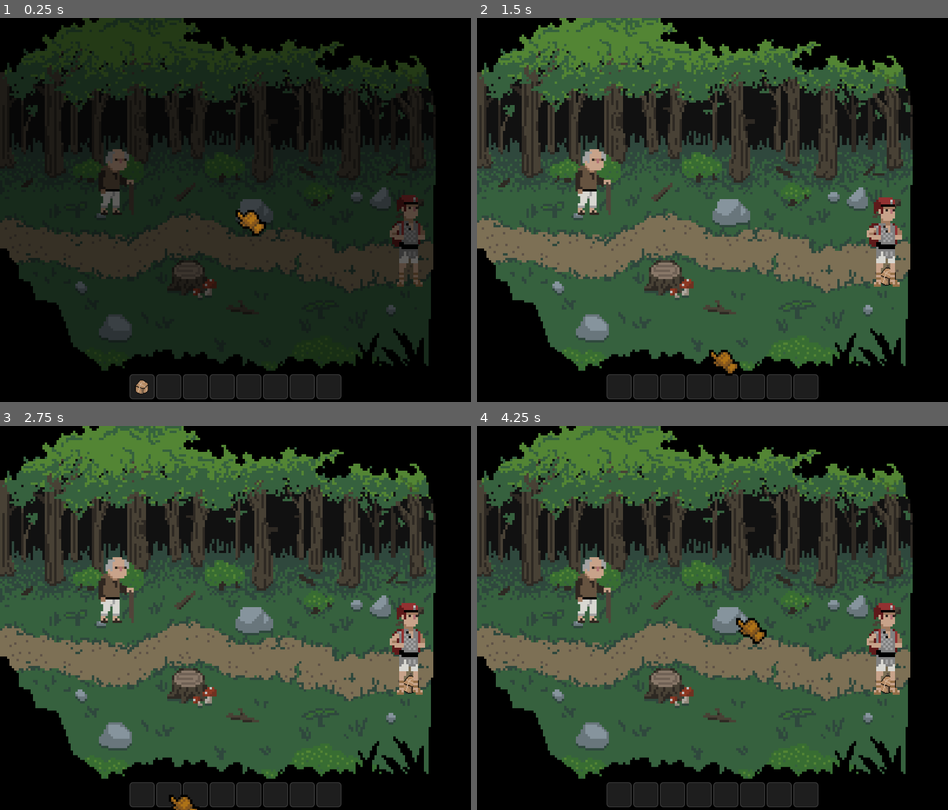
Above: before the commit, frames 1-4 (two rows, left to right).
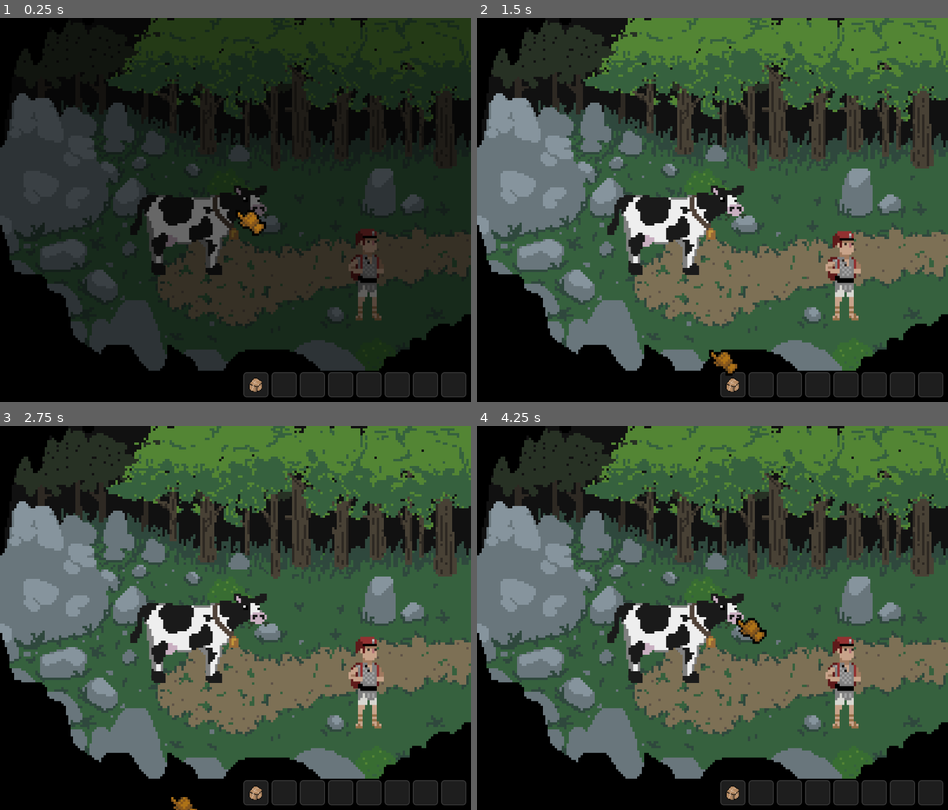
Above: after the commit, the same moments.

Repository: SleepyStudios/CourierOfCobblecove
Game: Godot game, scene res://scenes/zones/b4.tscn
Same seed, same stepped clock (60 frames per second), same inputs: the game is played once before the commit and once after it. Before the commit the project starts from res://scenes/zones/c4.tscn.
Inputs (mouse positions are in pixels of both pictures, inside the frame that each line leads up to):
- Up to frame 1 (0.25 s): no input
- Up to frame 2 (1.5 s): drag from (618, 386) to (929, 213) at 0.52 s; drag from (618, 386) to (886, 275) at 1.27 s
- Up to frame 3 (2.75 s): move the mouse to (169, 794) at 2.02 s; press the mouse at (169, 794) at 2.03 s
- Up to frame 4 (4.25 s): release the mouse at (646, 794) at 2.75 s; drag from (674, 794) to (929, 621) at 2.77 s; drag from (646, 794) to (736, 618) at 3.52 s

The runs differ from the first frame. In frame 1, 44% of the frame differs, in the area x 0-100%, y 0-100%; in frame 2, 63%; in frame 3, 63%; in frame 4, 63%.

Commit message:
add new npcs and sprites

Diff:
--- a/project.godot
+++ b/project.godot
@@ -11,7 +11,7 @@
 [application]
 
 config/name="LD53"
-run/main_scene="res://scenes/zones/c4.tscn"
+run/main_scene="res://scenes/zones/b4.tscn"
 config/features=PackedStringArray("4.0", "Forward Plus")
 config/icon="res://icon.svg"
 
--- a/scenes/inventory.tscn
+++ b/scenes/inventory.tscn
@@ -12,4 +12,5 @@
 
 [node name="ItemGrid" type="GridContainer" parent="."]
 layout_mode = 2
+theme_override_constants/h_separation = 8
 columns = 8
--- /dev/null
+++ b/scenes/npcs/beehive.tscn
@@ -0,0 +1,65 @@
+[gd_scene load_steps=12 format=3 uid="uid://bc6qoitxfva87"]
+
+[ext_resource type="Script" path="res://scripts/npc.gd" id="1_vpgfd"]
+[ext_resource type="Script" path="res://scripts/item_data.gd" id="2_lyut6"]
+[ext_resource type="Script" path="res://scripts/dialogue_data.gd" id="3_kius4"]
+[ext_resource type="Texture2D" uid="uid://yxxebiqtht3t" path="res://sprites/npcs/bee_hive_idle.png" id="4_sn5di"]
+
+[sub_resource type="CompressedTexture2D" id="CompressedTexture2D_5xipl"]
+
+[sub_resource type="Resource" id="Resource_w40ec"]
+script = ExtResource("2_lyut6")
+name = "Blue Dust"
+description = "Useful for dyes"
+stackable = false
+texture = SubResource("CompressedTexture2D_5xipl")
+
+[sub_resource type="Resource" id="Resource_rq4ng"]
+script = ExtResource("3_kius4")
+default_text = "Oh you're looking to deliver something? Well I'm looking for some coins"
+post_success_text = "I think I'll have some ale with those coins, cheers"
+action_options = Array[String](["[Pay the bribe]"])
+action_requirements = Array[ExtResource("2_lyut6")]([SubResource("Resource_w40ec")])
+action_success_texts = Array[String](["Thought so, I'll take this"])
+action_callbacks = Array[String]([""])
+
+[sub_resource type="RectangleShape2D" id="RectangleShape2D_hp1tn"]
+size = Vector2(116.042, 210.015)
+
+[sub_resource type="AtlasTexture" id="AtlasTexture_0y14a"]
+atlas = ExtResource("4_sn5di")
+region = Rect2(0, 0, 282, 258)
+
+[sub_resource type="AtlasTexture" id="AtlasTexture_vdtkk"]
+atlas = ExtResource("4_sn5di")
+region = Rect2(282, 0, 282, 258)
+
+[sub_resource type="SpriteFrames" id="SpriteFrames_un6e6"]
+animations = [{
+"frames": [{
+"duration": 1.0,
+"texture": SubResource("AtlasTexture_0y14a")
+}, {
+"duration": 1.0,
+"texture": SubResource("AtlasTexture_vdtkk")
+}],
+"loop": true,
+"name": &"idle",
+"speed": 5.0
+}]
+
+[node name="Beehive" type="StaticBody2D" groups=["NPCs"]]
+script = ExtResource("1_vpgfd")
+dialogue_data = SubResource("Resource_rq4ng")
+
+[node name="CollisionShape" type="CollisionShape2D" parent="."]
+position = Vector2(-21, -20)
+rotation = -0.00431322
+shape = SubResource("RectangleShape2D_hp1tn")
+
+[node name="Animation" type="AnimatedSprite2D" parent="."]
+z_index = 2
+sprite_frames = SubResource("SpriteFrames_un6e6")
+animation = &"idle"
+
+[node name="CanvasLayer" type="CanvasLayer" parent="."]
--- a/scenes/npcs/bribe_guard.tscn
+++ b/scenes/npcs/bribe_guard.tscn
@@ -1,9 +1,9 @@
-[gd_scene load_steps=10 format=3 uid="uid://rjxyfqtvca26"]
+[gd_scene load_steps=12 format=3 uid="uid://rjxyfqtvca26"]
 
 [ext_resource type="Script" path="res://scripts/npc.gd" id="1_jwxim"]
 [ext_resource type="Script" path="res://scripts/item_data.gd" id="2_jotam"]
 [ext_resource type="Script" path="res://scripts/dialogue_data.gd" id="3_ogq1v"]
-[ext_resource type="Texture2D" uid="uid://cuj1e7dukigmk" path="res://sprites/npcs/guard.png" id="4_yhvp0"]
+[ext_resource type="Texture2D" uid="uid://8aqefnk6f7tw" path="res://sprites/npcs/guard_idle.png" id="4_8mv4c"]
 
 [sub_resource type="CompressedTexture2D" id="CompressedTexture2D_5xipl"]
 
@@ -24,13 +24,24 @@
 action_callbacks = Array[String]([""])
 
 [sub_resource type="RectangleShape2D" id="RectangleShape2D_hp1tn"]
-size = Vector2(136, 256.5)
+size = Vector2(118, 256.5)
+
+[sub_resource type="AtlasTexture" id="AtlasTexture_diexa"]
+atlas = ExtResource("4_8mv4c")
+region = Rect2(0, 0, 174, 324)
+
+[sub_resource type="AtlasTexture" id="AtlasTexture_4f06y"]
+atlas = ExtResource("4_8mv4c")
+region = Rect2(174, 0, 174, 324)
 
 [sub_resource type="SpriteFrames" id="SpriteFrames_njpas"]
 animations = [{
 "frames": [{
 "duration": 1.0,
-"texture": ExtResource("4_yhvp0")
+"texture": SubResource("AtlasTexture_diexa")
+}, {
+"duration": 1.0,
+"texture": SubResource("AtlasTexture_4f06y")
 }],
 "loop": true,
 "name": &"idle",
@@ -42,7 +53,7 @@
 dialogue_data = SubResource("Resource_ahw0l")
 
 [node name="CollisionShape" type="CollisionShape2D" parent="."]
-position = Vector2(37, 13.25)
+position = Vector2(-21, 18)
 shape = SubResource("RectangleShape2D_hp1tn")
 
 [node name="Animation" type="AnimatedSprite2D" parent="."]
--- a/scenes/npcs/buttercup.tscn
+++ b/scenes/npcs/buttercup.tscn
@@ -1,10 +1,9 @@
-[gd_scene load_steps=9 format=3 uid="uid://bgcv3ouw6plrk"]
+[gd_scene load_steps=12 format=3 uid="uid://ccpyxcgucmmup"]
 
 [ext_resource type="Script" path="res://scripts/npc.gd" id="1_jfc7w"]
 [ext_resource type="Resource" uid="uid://bscx5tweu7p20" path="res://resources/items/cow_lead.tres" id="2_fnuqf"]
 [ext_resource type="Script" path="res://scripts/dialogue_data.gd" id="3_ig0n0"]
-[ext_resource type="Texture2D" uid="uid://dqhm4bvjej8w3" path="res://sprites/npcs/buttercup.png" id="4_ptmt4"]
-[ext_resource type="Texture2D" uid="uid://ci0ds70nu2vu1" path="res://sprites/npcs/buttercup_with_lead.png" id="5_xcfgm"]
+[ext_resource type="Texture2D" uid="uid://3v7lwdxm1shk" path="res://sprites/npcs/cow_idle.png" id="5_t75i0"]
 
 [sub_resource type="Resource" id="Resource_5pr75"]
 script = ExtResource("3_ig0n0")
@@ -17,13 +16,32 @@
 play_anim,with_lead"])
 
 [sub_resource type="RectangleShape2D" id="RectangleShape2D_hp1tn"]
-size = Vector2(490, 290.5)
+size = Vector2(318, 164.5)
+
+[sub_resource type="AtlasTexture" id="AtlasTexture_pc2f2"]
+atlas = ExtResource("5_t75i0")
+region = Rect2(0, 0, 414, 258)
+
+[sub_resource type="AtlasTexture" id="AtlasTexture_6ypem"]
+atlas = ExtResource("5_t75i0")
+region = Rect2(414, 0, 414, 258)
+
+[sub_resource type="AtlasTexture" id="AtlasTexture_sxk1i"]
+atlas = ExtResource("5_t75i0")
+region = Rect2(0, 0, 414, 258)
+
+[sub_resource type="AtlasTexture" id="AtlasTexture_a83v3"]
+atlas = ExtResource("5_t75i0")
+region = Rect2(414, 0, 414, 258)
 
 [sub_resource type="SpriteFrames" id="SpriteFrames_7j183"]
 animations = [{
 "frames": [{
 "duration": 1.0,
-"texture": ExtResource("4_ptmt4")
+"texture": SubResource("AtlasTexture_pc2f2")
+}, {
+"duration": 1.0,
+"texture": SubResource("AtlasTexture_6ypem")
 }],
 "loop": true,
 "name": &"idle",
@@ -31,7 +49,10 @@
 }, {
 "frames": [{
 "duration": 1.0,
-"texture": ExtResource("5_xcfgm")
+"texture": SubResource("AtlasTexture_sxk1i")
+}, {
+"duration": 1.0,
+"texture": SubResource("AtlasTexture_a83v3")
 }],
 "loop": true,
 "name": &"with_lead",
@@ -43,13 +64,12 @@
 dialogue_data = SubResource("Resource_5pr75")
 
 [node name="CollisionShape" type="CollisionShape2D" parent="."]
-position = Vector2(-2, -3.75)
+position = Vector2(-3, -18)
 shape = SubResource("RectangleShape2D_hp1tn")
 
 [node name="Animation" type="AnimatedSprite2D" parent="."]
 z_index = 2
 sprite_frames = SubResource("SpriteFrames_7j183")
 animation = &"with_lead"
-flip_h = true
 
 [node name="CanvasLayer" type="CanvasLayer" parent="."]
--- /dev/null
+++ b/scenes/npcs/love_guard.tscn
@@ -0,0 +1,53 @@
+[gd_scene load_steps=10 format=3 uid="uid://bth3e73cl33qj"]
+
+[ext_resource type="Script" path="res://scripts/npc.gd" id="1_jbnb0"]
+[ext_resource type="Script" path="res://scripts/item_data.gd" id="2_rv6qb"]
+[ext_resource type="Script" path="res://scripts/dialogue_data.gd" id="3_4nprg"]
+[ext_resource type="Texture2D" uid="uid://cuj1e7dukigmk" path="res://sprites/npcs/guard.png" id="4_61yl8"]
+
+[sub_resource type="CompressedTexture2D" id="CompressedTexture2D_5xipl"]
+
+[sub_resource type="Resource" id="Resource_w40ec"]
+script = ExtResource("2_rv6qb")
+name = "Blue Dust"
+description = "Useful for dyes"
+stackable = false
+texture = SubResource("CompressedTexture2D_5xipl")
+
+[sub_resource type="Resource" id="Resource_hb6up"]
+script = ExtResource("3_4nprg")
+default_text = "Oh you're looking to deliver something? Well I'm looking for some coins"
+post_success_text = "I think I'll have some ale with those coins, cheers"
+action_options = Array[String](["[Pay the bribe]"])
+action_requirements = Array[ExtResource("2_rv6qb")]([SubResource("Resource_w40ec")])
+action_success_texts = Array[String](["Thought so, I'll take this"])
+action_callbacks = Array[String]([""])
+
+[sub_resource type="RectangleShape2D" id="RectangleShape2D_hp1tn"]
+size = Vector2(136, 256.5)
+
+[sub_resource type="SpriteFrames" id="SpriteFrames_lttmu"]
+animations = [{
+"frames": [{
+"duration": 1.0,
+"texture": ExtResource("4_61yl8")
+}],
+"loop": true,
+"name": &"idle",
+"speed": 5.0
+}]
+
+[node name="LoveGuard" type="StaticBody2D" groups=["NPCs"]]
+script = ExtResource("1_jbnb0")
+dialogue_data = SubResource("Resource_hb6up")
+
+[node name="CollisionShape" type="CollisionShape2D" parent="."]
+position = Vector2(37, 13.25)
+shape = SubResource("RectangleShape2D_hp1tn")
+
+[node name="Animation" type="AnimatedSprite2D" parent="."]
+z_index = 2
+sprite_frames = SubResource("SpriteFrames_lttmu")
+animation = &"idle"
+
+[node name="CanvasLayer" type="CanvasLayer" parent="."]
--- /dev/null
+++ b/scenes/npcs/mermaid.tscn
@@ -0,0 +1,79 @@
+[gd_scene load_steps=14 format=3 uid="uid://cgx7yv2bgrq8s"]
+
+[ext_resource type="Script" path="res://scripts/npc.gd" id="1_atq0a"]
+[ext_resource type="Script" path="res://scripts/item_data.gd" id="2_6wtmb"]
+[ext_resource type="Script" path="res://scripts/dialogue_data.gd" id="3_xde4v"]
+[ext_resource type="Texture2D" uid="uid://4ojth6uxwexc" path="res://sprites/npcs/mermaid_idle.png" id="4_itxdb"]
+
+[sub_resource type="CompressedTexture2D" id="CompressedTexture2D_5xipl"]
+
+[sub_resource type="Resource" id="Resource_w40ec"]
+script = ExtResource("2_6wtmb")
+name = "Blue Dust"
+description = "Useful for dyes"
+stackable = false
+texture = SubResource("CompressedTexture2D_5xipl")
+
+[sub_resource type="Resource" id="Resource_ggk30"]
+script = ExtResource("3_xde4v")
+default_text = "Oh you're looking to deliver something? Well I'm looking for some coins"
+post_success_text = "I think I'll have some ale with those coins, cheers"
+action_options = Array[String](["[Pay the bribe]"])
+action_requirements = Array[ExtResource("2_6wtmb")]([SubResource("Resource_w40ec")])
+action_success_texts = Array[String](["Thought so, I'll take this"])
+action_callbacks = Array[String]([""])
+
+[sub_resource type="RectangleShape2D" id="RectangleShape2D_hp1tn"]
+size = Vector2(147.955, 256.5)
+
+[sub_resource type="AtlasTexture" id="AtlasTexture_wjb7y"]
+atlas = ExtResource("4_itxdb")
+region = Rect2(0, 0, 330, 312)
+
+[sub_resource type="AtlasTexture" id="AtlasTexture_4vb5r"]
+atlas = ExtResource("4_itxdb")
+region = Rect2(330, 0, 330, 312)
+
+[sub_resource type="AtlasTexture" id="AtlasTexture_5didy"]
+atlas = ExtResource("4_itxdb")
+region = Rect2(660, 0, 330, 312)
+
+[sub_resource type="AtlasTexture" id="AtlasTexture_1eiur"]
+atlas = ExtResource("4_itxdb")
+region = Rect2(990, 0, 330, 312)
+
+[sub_resource type="SpriteFrames" id="SpriteFrames_rf1xg"]
+animations = [{
+"frames": [{
+"duration": 1.0,
+"texture": SubResource("AtlasTexture_wjb7y")
+}, {
+"duration": 1.0,
+"texture": SubResource("AtlasTexture_4vb5r")
+}, {
+"duration": 1.0,
+"texture": SubResource("AtlasTexture_5didy")
+}, {
+"duration": 1.0,
+"texture": SubResource("AtlasTexture_1eiur")
+}],
+"loop": true,
+"name": &"idle",
+"speed": 5.0
+}]
+
+[node name="Mermaid" type="StaticBody2D" groups=["NPCs"]]
+script = ExtResource("1_atq0a")
+dialogue_data = SubResource("Resource_ggk30")
+
+[node name="CollisionShape" type="CollisionShape2D" parent="."]
+position = Vector2(60, -11)
+rotation = -0.00431322
+shape = SubResource("RectangleShape2D_hp1tn")
+
+[node name="Animation" type="AnimatedSprite2D" parent="."]
+z_index = 2
+sprite_frames = SubResource("SpriteFrames_rf1xg")
+animation = &"idle"
+
+[node name="CanvasLayer" type="CanvasLayer" parent="."]
--- /dev/null
+++ b/scenes/npcs/snake.tscn
@@ -0,0 +1,65 @@
+[gd_scene load_steps=12 format=3 uid="uid://d3dykjtjdwkhv"]
+
+[ext_resource type="Script" path="res://scripts/npc.gd" id="1_fijrh"]
+[ext_resource type="Script" path="res://scripts/item_data.gd" id="2_cu60r"]
+[ext_resource type="Script" path="res://scripts/dialogue_data.gd" id="3_yoe8p"]
+[ext_resource type="Texture2D" uid="uid://cpkdt6yvr5pq8" path="res://sprites/npcs/snake_idle.png" id="4_4fvll"]
+
+[sub_resource type="CompressedTexture2D" id="CompressedTexture2D_5xipl"]
+
+[sub_resource type="Resource" id="Resource_w40ec"]
+script = ExtResource("2_cu60r")
+name = "Blue Dust"
+description = "Useful for dyes"
+stackable = false
+texture = SubResource("CompressedTexture2D_5xipl")
+
+[sub_resource type="Resource" id="Resource_lsiuw"]
+script = ExtResource("3_yoe8p")
+default_text = "Oh you're looking to deliver something? Well I'm looking for some coins"
+post_success_text = "I think I'll have some ale with those coins, cheers"
+action_options = Array[String](["[Pay the bribe]"])
+action_requirements = Array[ExtResource("2_cu60r")]([SubResource("Resource_w40ec")])
+action_success_texts = Array[String](["Thought so, I'll take this"])
+action_callbacks = Array[String]([""])
+
+[sub_resource type="RectangleShape2D" id="RectangleShape2D_hp1tn"]
+size = Vector2(116.042, 89.9905)
+
+[sub_resource type="AtlasTexture" id="AtlasTexture_10y23"]
+atlas = ExtResource("4_4fvll")
+region = Rect2(0, 0, 150, 126)
+
+[sub_resource type="AtlasTexture" id="AtlasTexture_mbuwh"]
+atlas = ExtResource("4_4fvll")
+region = Rect2(150, 0, 150, 126)
+
+[sub_resource type="SpriteFrames" id="SpriteFrames_irtma"]
+animations = [{
+"frames": [{
+"duration": 1.0,
+"texture": SubResource("AtlasTexture_10y23")
+}, {
+"duration": 1.0,
+"texture": SubResource("AtlasTexture_mbuwh")
+}],
+"loop": true,
+"name": &"idle",
+"speed": 5.0
+}]
+
+[node name="Snake" type="StaticBody2D" groups=["NPCs"]]
+script = ExtResource("1_fijrh")
+dialogue_data = SubResource("Resource_lsiuw")
+
+[node name="CollisionShape" type="CollisionShape2D" parent="."]
+position = Vector2(4, 6)
+rotation = -0.00431322
+shape = SubResource("RectangleShape2D_hp1tn")
+
+[node name="Animation" type="AnimatedSprite2D" parent="."]
+z_index = 2
+sprite_frames = SubResource("SpriteFrames_irtma")
+animation = &"idle"
+
+[node name="CanvasLayer" type="CanvasLayer" parent="."]
--- /dev/null
+++ b/scenes/npcs/wizard.tscn
@@ -0,0 +1,79 @@
+[gd_scene load_steps=14 format=3 uid="uid://bocvxpoiajqpn"]
+
+[ext_resource type="Script" path="res://scripts/npc.gd" id="1_cp23n"]
+[ext_resource type="Script" path="res://scripts/item_data.gd" id="2_tabo1"]
+[ext_resource type="Script" path="res://scripts/dialogue_data.gd" id="3_etogv"]
+[ext_resource type="Texture2D" uid="uid://bxra3kagbirlg" path="res://sprites/npcs/wizard_idle.png" id="4_louql"]
+
+[sub_resource type="CompressedTexture2D" id="CompressedTexture2D_5xipl"]
+
+[sub_resource type="Resource" id="Resource_w40ec"]
+script = ExtResource("2_tabo1")
+name = "Blue Dust"
+description = "Useful for dyes"
+stackable = false
+texture = SubResource("CompressedTexture2D_5xipl")
+
+[sub_resource type="Resource" id="Resource_6jedr"]
+script = ExtResource("3_etogv")
+default_text = "Oh you're looking to deliver something? Well I'm looking for some coins"
+post_success_text = "I think I'll have some ale with those coins, cheers"
+action_options = Array[String](["[Pay the bribe]"])
+action_requirements = Array[ExtResource("2_tabo1")]([SubResource("Resource_w40ec")])
+action_success_texts = Array[String](["Thought so, I'll take this"])
+action_callbacks = Array[String]([""])
+
+[sub_resource type="RectangleShape2D" id="RectangleShape2D_hp1tn"]
+size = Vector2(147.955, 256.5)
+
+[sub_resource type="AtlasTexture" id="AtlasTexture_f3ybp"]
+atlas = ExtResource("4_louql")
+region = Rect2(0, 0, 240, 378)
+
+[sub_resource type="AtlasTexture" id="AtlasTexture_mws51"]
+atlas = ExtResource("4_louql")
+region = Rect2(240, 0, 240, 378)
+
+[sub_resource type="AtlasTexture" id="AtlasTexture_1p1tg"]
+atlas = ExtResource("4_louql")
+region = Rect2(480, 0, 240, 378)
+
+[sub_resource type="AtlasTexture" id="AtlasTexture_chk4n"]
+atlas = ExtResource("4_louql")
+region = Rect2(720, 0, 240, 378)
+
+[sub_resource type="SpriteFrames" id="SpriteFrames_2vuar"]
+animations = [{
+"frames": [{
+"duration": 1.0,
+"texture": SubResource("AtlasTexture_f3ybp")
+}, {
+"duration": 1.0,
+"texture": SubResource("AtlasTexture_mws51")
+}, {
+"duration": 1.0,
+"texture": SubResource("AtlasTexture_1p1tg")
+}, {
+"duration": 1.0,
+"texture": SubResource("AtlasTexture_chk4n")
+}],
+"loop": true,
+"name": &"idle",
+"speed": 5.0
+}]
+
+[node name="Wizard" type="StaticBody2D" groups=["NPCs"]]
+script = ExtResource("1_cp23n")
+dialogue_data = SubResource("Resource_6jedr")
+
+[node name="CollisionShape" type="CollisionShape2D" parent="."]
+position = Vector2(-20.9915, 28.9827)
+rotation = -0.00431322
+shape = SubResource("RectangleShape2D_hp1tn")
+
+[node name="Animation" type="AnimatedSprite2D" parent="."]
+z_index = 2
+sprite_frames = SubResource("SpriteFrames_2vuar")
+animation = &"idle"
+
+[node name="CanvasLayer" type="CanvasLayer" parent="."]
--- a/scenes/ui.tscn
+++ b/scenes/ui.tscn
@@ -1,21 +1,41 @@
-[gd_scene load_steps=4 format=3 uid="uid://cijsbj5edbq1f"]
+[gd_scene load_steps=6 format=3 uid="uid://cijsbj5edbq1f"]
 
 [ext_resource type="Script" path="res://scripts/inventory_ui.gd" id="1_4lhr3"]
+[ext_resource type="Theme" uid="uid://ehq1gd12dyb" path="res://resources/theme.tres" id="1_26ytd"]
+[ext_resource type="Script" path="res://scripts/zone_name_progress_label.gd" id="2_p52yk"]
 [ext_resource type="PackedScene" uid="uid://chn0p0xyugfe3" path="res://scenes/inventory_slot.tscn" id="2_rgcj3"]
 [ext_resource type="PackedScene" uid="uid://dfrgxp4rwlufe" path="res://scenes/inventory.tscn" id="3_arbb8"]
 
 [node name="UI" type="CanvasLayer"]
 
+[node name="ZoneNameProgressLabel" type="Label" parent="."]
+anchors_preset = 2
+anchor_top = 1.0
+anchor_bottom = 1.0
+offset_left = 16.0
+offset_top = -76.0
+offset_right = 228.0
+offset_bottom = -10.0
+grow_vertical = 0
+theme = ExtResource("1_26ytd")
+theme_override_colors/font_outline_color = Color(0, 0, 0, 1)
+theme_override_constants/outline_size = 6
+theme_override_font_sizes/font_size = 32
+vertical_alignment = 1
+script = ExtResource("2_p52yk")
+
 [node name="InventoryInterface" type="Control" parent="."]
 layout_mode = 3
-anchors_preset = 7
-anchor_left = 0.5
+anchors_preset = 3
+anchor_left = 1.0
 anchor_top = 1.0
-anchor_right = 0.5
+anchor_right = 1.0
 anchor_bottom = 1.0
-offset_top = -55.0
-offset_bottom = -23.0
-grow_horizontal = 2
+offset_left = -296.0
+offset_top = -60.0
+offset_right = -296.0
+offset_bottom = -28.0
+grow_horizontal = 0
 grow_vertical = 0
 size_flags_horizontal = 8
 size_flags_vertical = 8
@@ -43,9 +63,3 @@
 offset_bottom = 20.0
 grow_horizontal = 2
 grow_vertical = 2
-
-[node name="Control" type="Control" parent="."]
-layout_mode = 3
-anchors_preset = 0
-offset_right = 40.0
-offset_bottom = 40.0
--- a/scenes/zones/b4.tscn
+++ b/scenes/zones/b4.tscn
@@ -28,7 +28,7 @@
 texture = ExtResource("1_iscab")
 
 [node name="Player" parent="." instance=ExtResource("2_xeqlf")]
-position = Vector2(1099, 509)
+position = Vector2(942, 649)
 
 [node name="Overlay" type="Sprite2D" parent="."]
 z_index = 999
@@ -75,4 +75,4 @@
 position = Vector2(1104, 532)
 
 [node name="Buttercup" parent="." instance=ExtResource("6_3fuq0")]
-position = Vector2(585, 517)
+position = Vector2(515, 539)
--- a/scenes/zones/c5.tscn
+++ b/scenes/zones/c5.tscn
@@ -27,6 +27,7 @@
 position = Vector2(1047, 563)
 
 [node name="Overlay" type="Sprite2D" parent="."]
+visible = false
 z_index = 999
 position = Vector2(600, 450)
 texture = ExtResource("3_olmjr")
@@ -61,6 +62,3 @@
 
 [node name="RightAnchor" type="Node2D" parent="."]
 position = Vector2(1048, 540)
-
-[node name="LeftAnchor" type="Node2D" parent="."]
-position = Vector2(104, 540)
--- a/scripts/global.gd
+++ b/scripts/global.gd
@@ -6,15 +6,16 @@
 var inventory_data = preload("res://resources/inventory.tres")
 @onready var quest_manager = $QuestManager
 @onready var cursor = $CanvasLayer/Cursor
+@onready var scene_transition = $SceneTransition
 
 var post_teleport_data: Dictionary
 var player: Player
 
 func _ready():
-	$SceneTransition.load_initial_scene()
+	scene_transition.load_initial_scene()
 
 func go_to_zone(zone: String, anchor: String):
-	$SceneTransition.change_scene("res://scenes/zones/%s.tscn" % zone)
+	scene_transition.change_scene("res://scenes/zones/%s.tscn" % zone)
 	post_teleport_data = player.get_teleport_data()
 	post_teleport_data["anchor"] = anchor
 
--- /dev/null
+++ b/scripts/zone_name_progress_label.gd
@@ -0,0 +1,32 @@
+extends Label
+
+var text_to_use: String
+
+func _ready():
+	Global.scene_transition.on_scene_changed.connect(_on_scene_changed)
+
+func _on_scene_changed(new_scene_path: String):
+	var regex = RegEx.new()
+	regex.compile("(?<=zones\\/)[a-z]\\d(?=\\.tscn)")
+	var current_zone = regex.search(new_scene_path).get_string()
+
+	var zone_name = "Name not set :("
+	match current_zone:
+		"b4": zone_name = "THE CLEARING"
+		"c4": zone_name = "THE FOREST"
+		"c5": zone_name = "THE MOUNTAIN"
+		"c6": zone_name = "EAST BEACH"
+		"d3": zone_name = "NORTH CROSSROADS"
+		"d4": zone_name = "SOUTH CROSSROADS"
+		"d5": zone_name = "THE BOUNDARY"
+		"d6": zone_name = "WEST BEACH"
+		"e3": zone_name = "CLARKE'S FARM"
+		"e4": zone_name = "THE CASTLE APPROACH"
+		"e5": zone_name = "THE SNAKEPIT"
+		"f4": zone_name = "CASTLE GATE"
+
+	var deliveries = len(Global.quest_manager.completed_quests)
+	text_to_use = "%s\n%s DELIVERIES" % [zone_name, deliveries]
+
+func _process(delta):
+	text = text_to_use
Not shown: 1 places in scenes/global.tscn that only renumber resources
Not shown: 1 places in scenes/zones/b4.tscn that only renumber resources
Not shown: 1 places in scenes/zones/c5.tscn that only renumber resources
Not shown: 1 places in scenes/zones/c6.tscn that only renumber resources
Not shown: 1 places in scenes/zones/d3.tscn that only renumber resources
Not shown: 1 places in scenes/zones/d4.tscn that only renumber resources
Not shown: 1 places in scenes/zones/d5.tscn that only renumber resources
Not shown: 1 places in scenes/zones/d6.tscn that only renumber resources
Not shown: 1 places in scenes/zones/e3.tscn that only renumber resources
Not shown: 1 places in scenes/zones/e4.tscn that only renumber resources
Not shown: 1 places in scenes/zones/e5.tscn that only renumber resources
Not shown: 1 places in scenes/zones/f4.tscn that only renumber resources
(and 13 more such lines)
